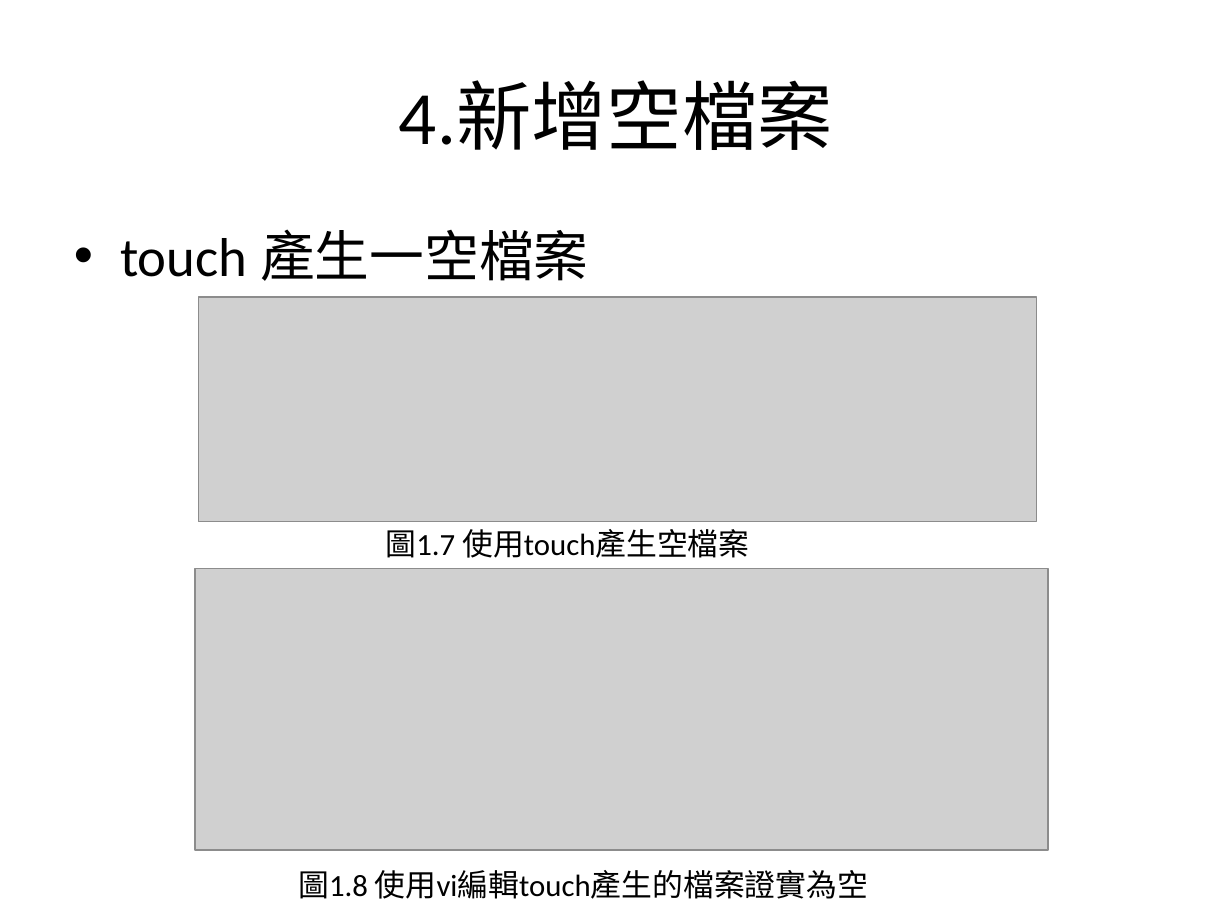
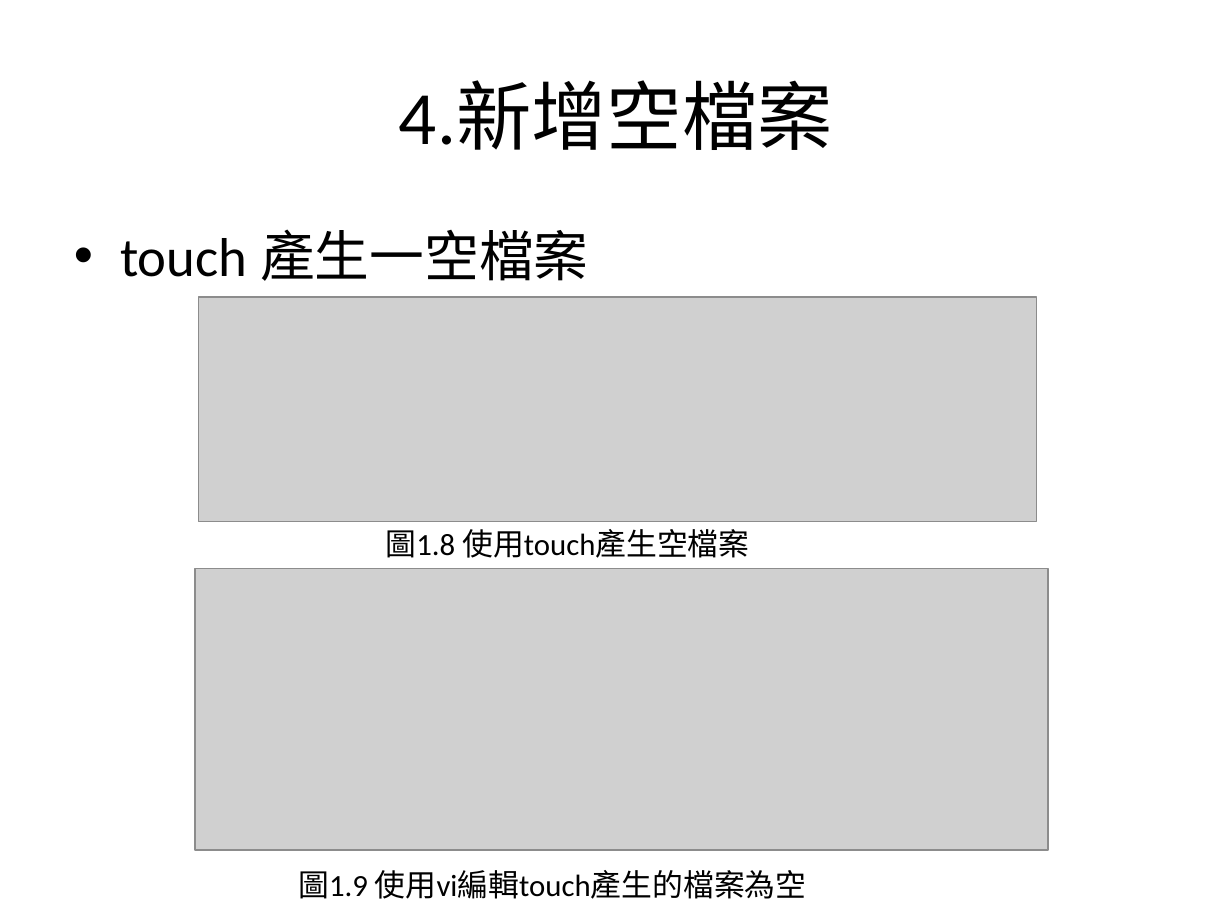
Before and after one commit to charlie11438/note, a slide deck: slide 11 of Linux/Linux_1.pptx. Drawn at 1232x924 pixels with LibreOffice and Linux fonts; fonts in the diff are those of the drawing; grey boxes stand for pictures. Boxes give left, top, right and bottom in pixels: in the first picture for what was removed or moved away, otherwise in the second. Text is boxed around its words. In the diff, an @@ line names an element or a change of style, - is before the commit and + after.

```diff
--- a/Linux/Linux_1.pptx
+++ b/Linux/Linux_1.pptx
@@ text at [386, 529, 749, 558]: text changed @@
-圖1.7 使用touch產生空檔案
+圖1.8 使用touch產生空檔案
@@ text at [298, 870, 806, 899]: text changed @@
-圖1.8 使用vi編輯touch產生的檔案證實為空
+圖1.9 使用vi編輯touch產生的檔案為空
```
Also in this commit, not shown: 8 other slides changed.
